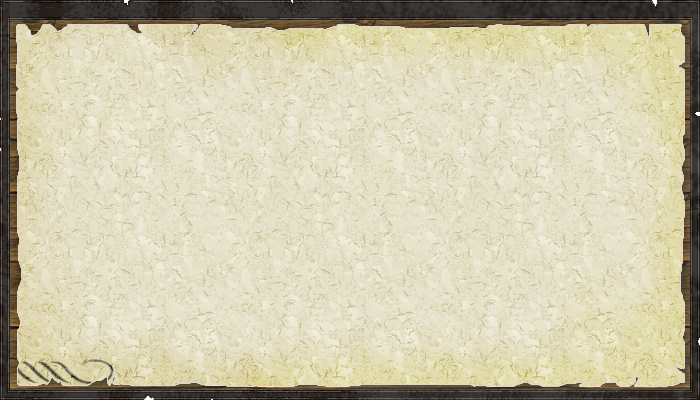
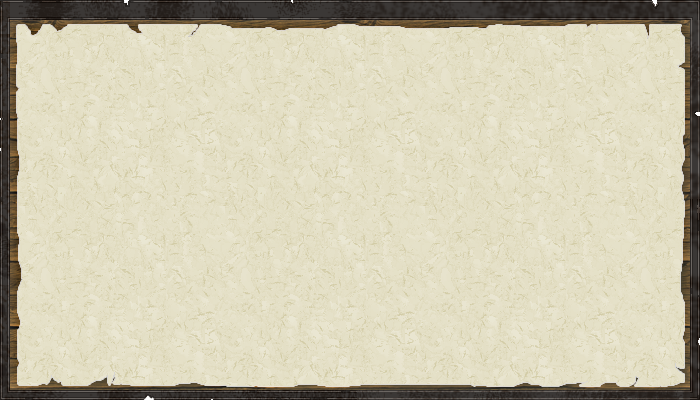
Before/after of a w=700, h=400 layered artwork. What changed in the layer stack:
hid "Watermarks" over [17, 25, 684, 386]
hid "Highlight" over [17, 25, 363, 386]
